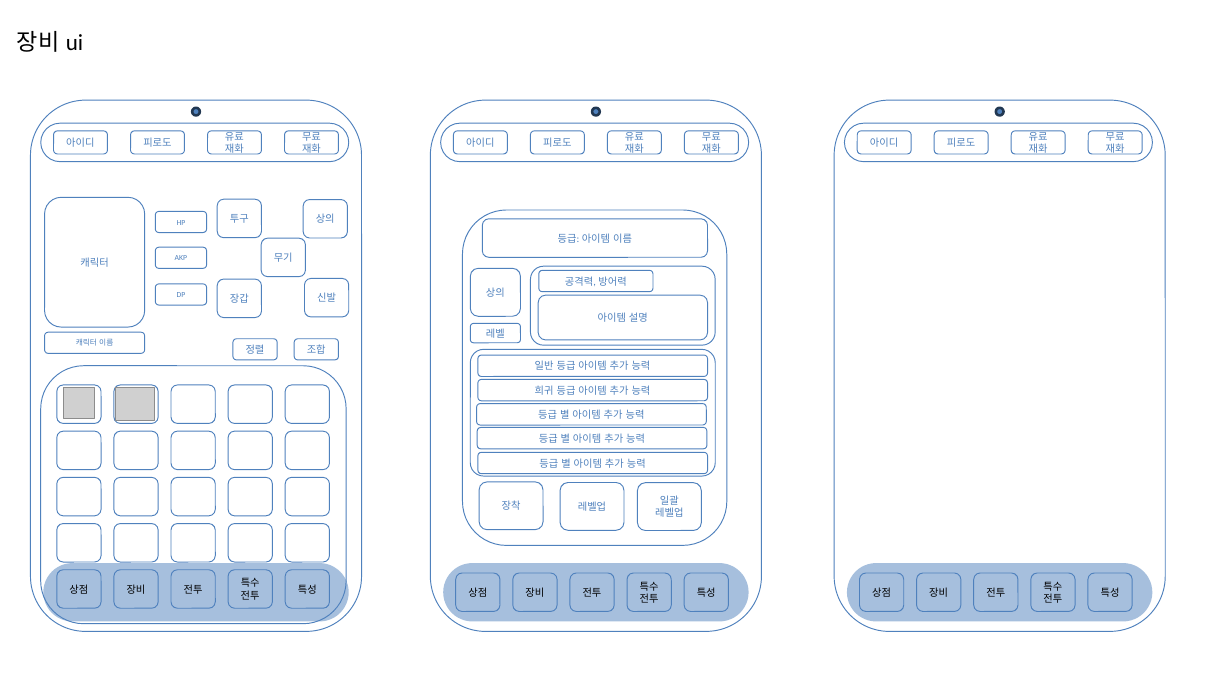
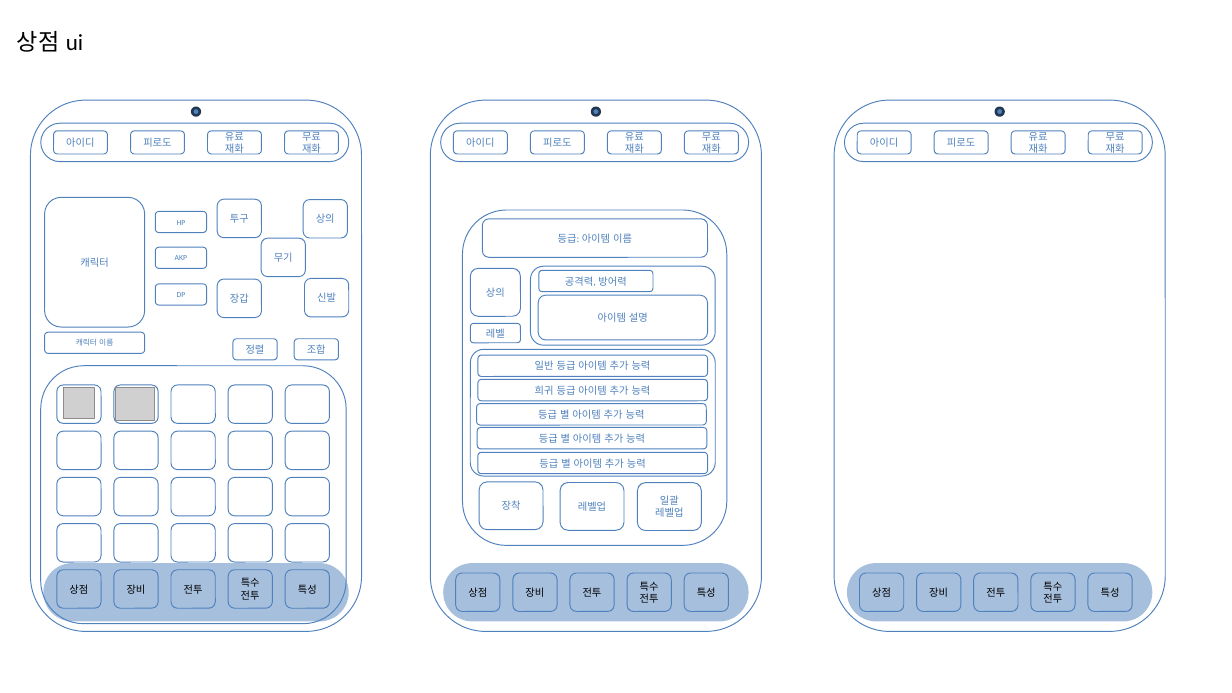
Before and after one commit to sms3072/wepatens, a slide deck: slide 8 of contents/4번째 팀/탕탕특공대 역기획서.pptx (slide 3 before the commit). Drawn at 1232x693 pixels with LibreOffice and Linux fonts; fonts in the diff are those of the drawing; grey boxes stand for pictures. Boxes give left, top, right and bottom in pixels: in the first picture for what was removed or moved away, otherwise in the second. Text is boxed around its words. In the diff, an @@ line names an element or a change of style, - is before the commit and + after.

```diff
--- a/contents/4번째 팀/탕탕특공대 역기획서.pptx
+++ b/contents/4번째 팀/탕탕특공대 역기획서.pptx
@@ text at bbox=[17, 31, 83, 52]: text changed @@
-장비 ui
+상점 ui
```
Also in this commit, not shown: 2 other slides changed, 2 slides added, 1 other file.
